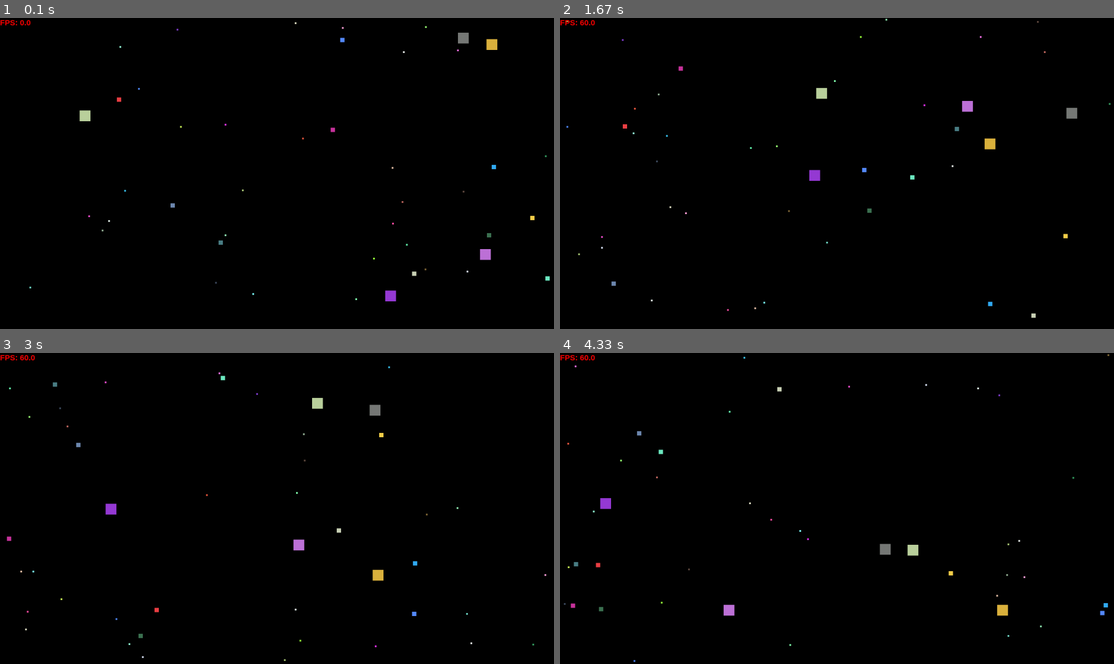
Above: before the commit, frames 1-4 (two rows, left to right).
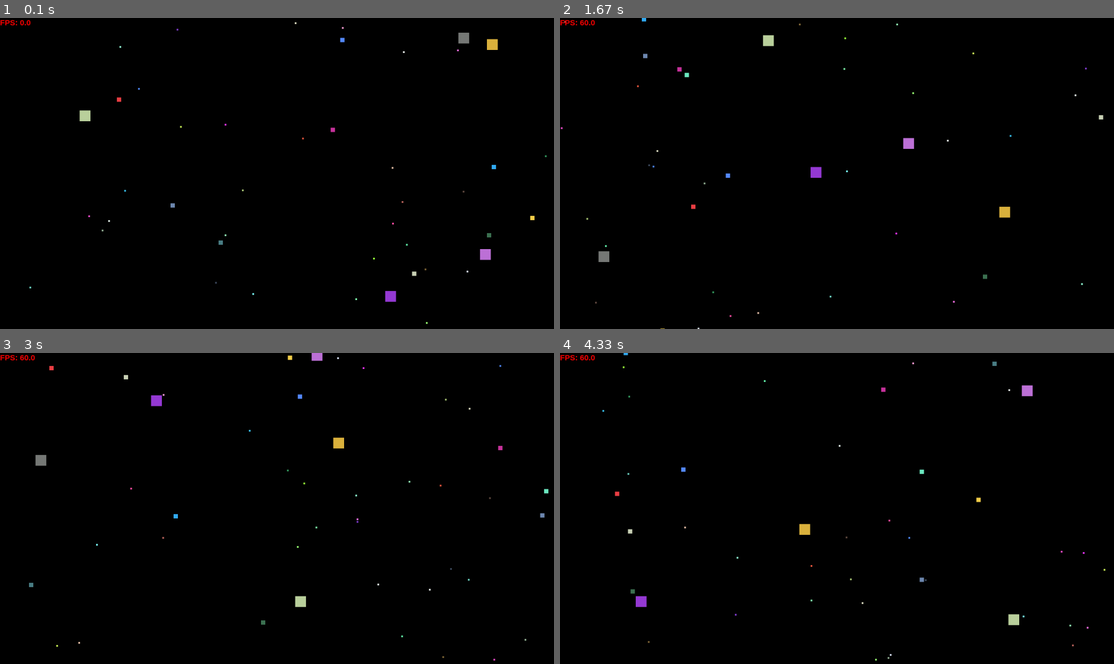
Above: after the commit, the same moments.

Repository: Azoz-eu/lab8-pygame
Game: pygame game, started from main.py
Same seed, same stepped clock (60 frames per second), same inputs: the game is played once before the commit and once after it.
Inputs:
- Up to frame 1 (0.1 s): no input
- Up to frame 2 (1.67 s): no input
- Up to frame 3 (3 s): no input
- Up to frame 4 (4.33 s): no input

The runs differ from the first frame. In frame 1, less than 0.1% of the frame differs, in the area x 69-100%, y 2-99%; in frame 2, 1.0%; in frame 3, 1.1%, in the area x 1-99%, y 0-100%; in frame 4, 1.1%.

Commit message:
exam: q3 - screen wrapping

Diff:
--- a/main.py
+++ b/main.py
@@ -143,21 +143,17 @@
         self.x += self.vx
         self.y += self.vy
 
-        # Bounce off right and left walls
-        if self.x <= 0:
-            self.x = 0
-            self.vx = -self.vx  # Reverse direction
-        elif self.x >= self.screen_width - self.size:
-            self.x = self.screen_width - self.size
-            self.vx = -self.vx  # Reverse direction
-
-        # Bounce off top and bottom walls
-        if self.y <= 0:
-            self.y = 0
-            self.vy = -self.vy  # Reverse direction
-        elif self.y >= self.screen_height - self.size:
-            self.y = self.screen_height - self.size
-            self.vy = -self.vy  # Reverse direction
+        # Wrap around right and left walls
+        if self.x + self.size <= 0:
+            self.x = self.screen_width  # Re-enter from the right wall
+        elif self.x >= self.screen_width:
+            self.x = -self.size  # Re-enter from the left wall
+
+        # Wrap around top and bottom walls
+        if self.y + self.size <= 0:
+            self.y = self.screen_height  # Re-enter from the bottom wall
+        elif self.y >= self.screen_height:
+            self.y = -self.size  # Re-enter from the top wall
 
     def draw(self, surface: pygame.Surface) -> None:
         """
Not shown, removed: MY_EXAM.MD
